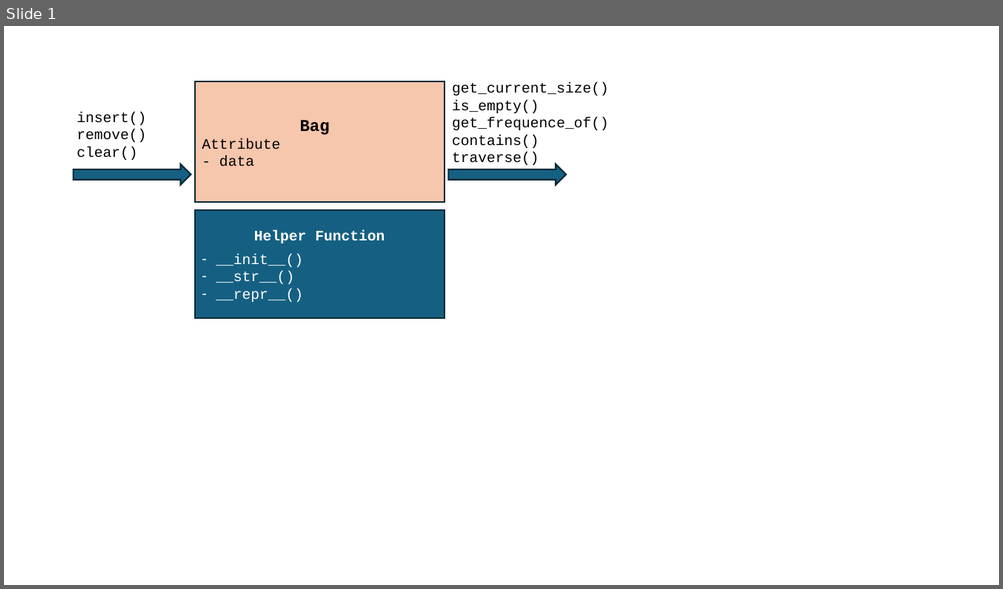
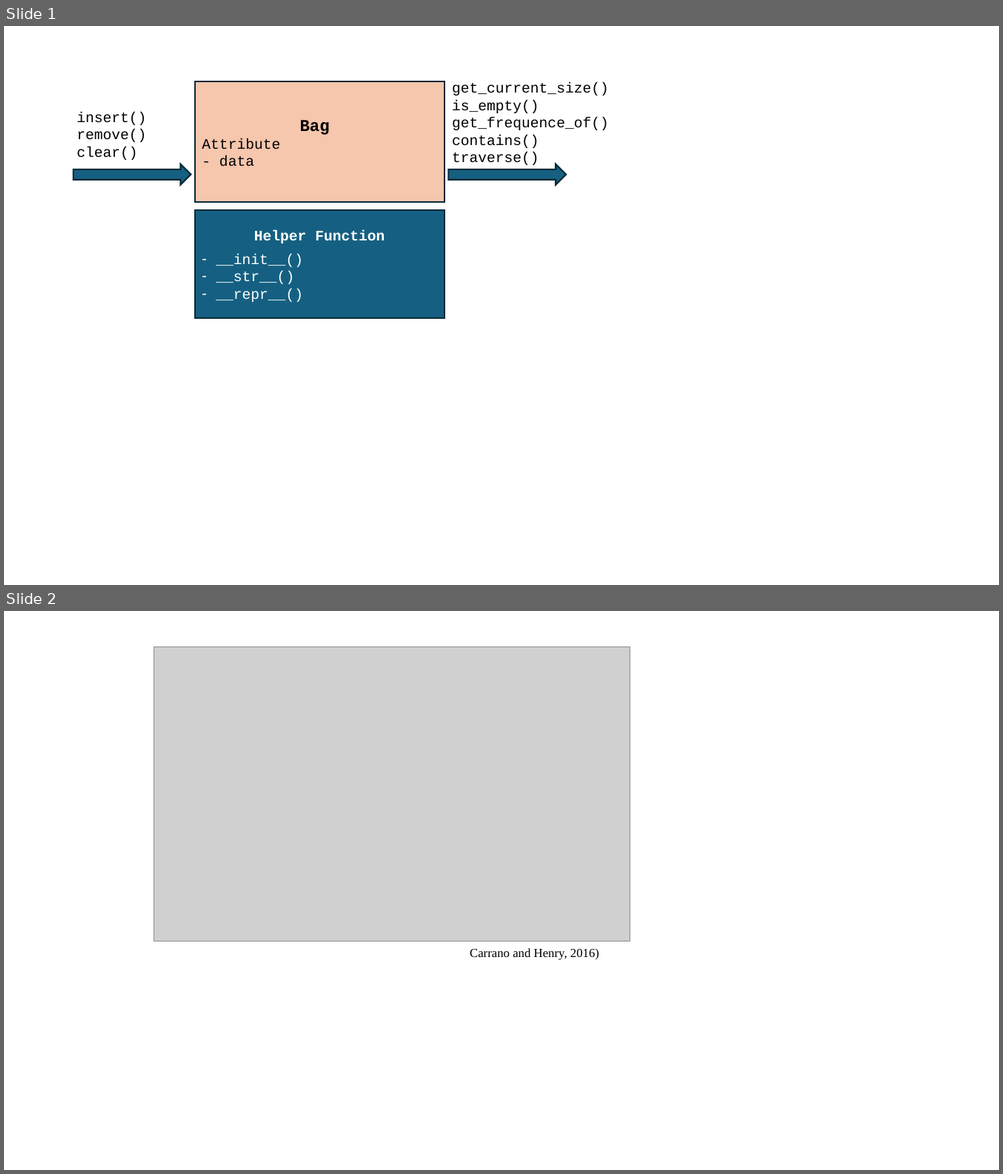
Before and after one commit to mingfujacky/Lecture-DSA-2.0, a slide deck: asset/ppt/ch05.pptx. Shown one above the other, each under a label of ours: slide 1 before the commit, slides 1 and 2 after it. The pictures are 1003x589 and 1003x1174 pixels, drawn with LibreOffice and Linux fonts; fonts in the diff are those of the drawing; grey boxes stand for pictures. Boxes give left, top, right and bottom in pixels: in the first picture for what was removed or moved away, otherwise in the second. Text is boxed around its words. In the diff, an @@ line names an element or a change of style, - is before the commit and + after.

```diff
--- a/asset/ppt/ch05.pptx
+++ b/asset/ppt/ch05.pptx
@@ slide 2 added at bbox=[4, 611, 999, 1170], background #FFFFFF @@
@@ picture added at bbox=[154, 647, 630, 941] @@
@@ text added at bbox=[469, 948, 599, 960], 12 pt, text #000000 @@
+Carrano and Henry, 2016)
```
Also in this commit, not shown: 5 other files.
